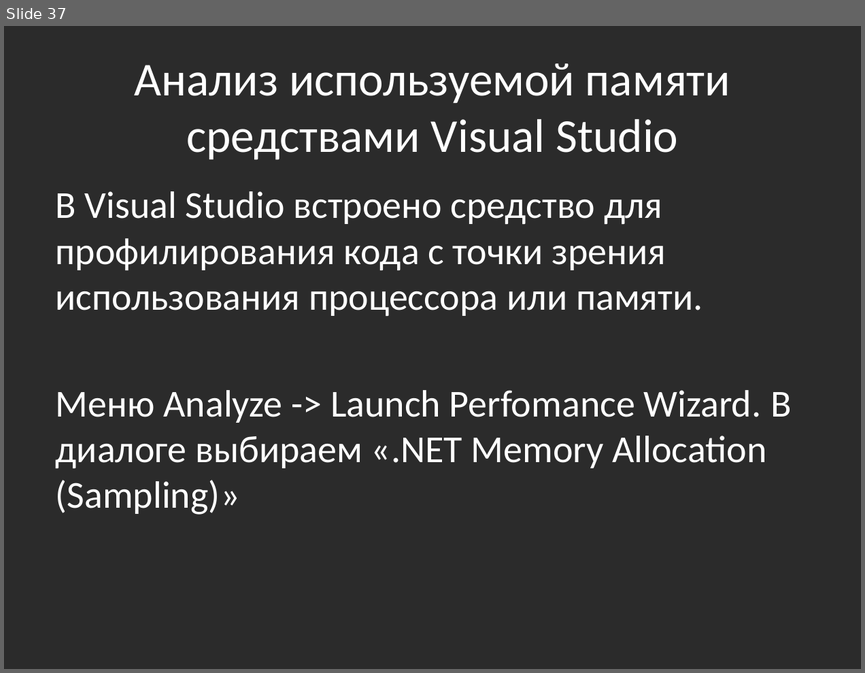
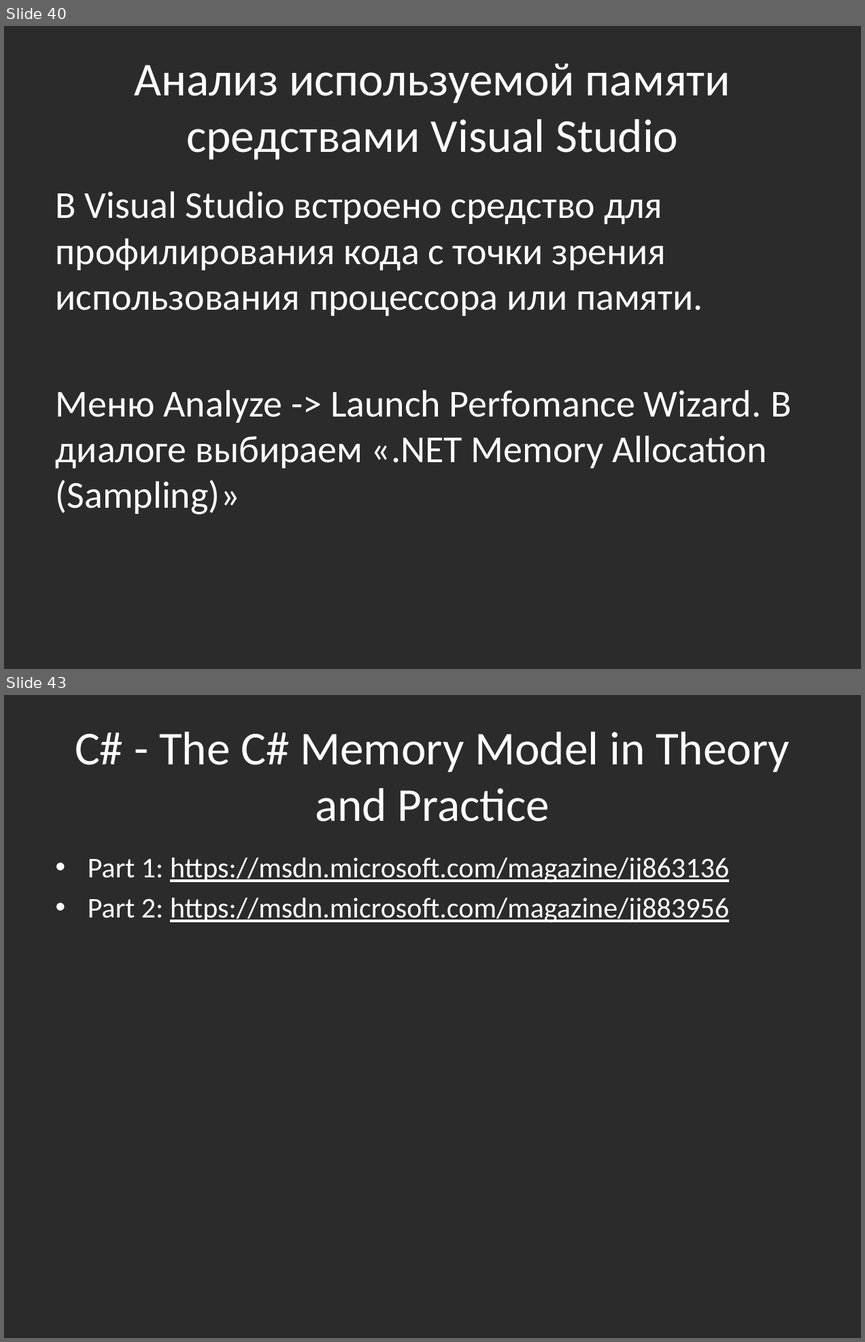
Before and after one commit to bazile/Training, a slide deck: Presentation/memory-management-and-gc.pptx. Shown one above the other, each under a label of ours: slide 37 before the commit, slides 40 and 43 after it; the slides between them are not shown. The pictures are 865x673 and 865x1342 pixels, drawn with LibreOffice and Linux fonts; fonts in the diff are those of the drawing; background and template pictures are left out; a plain dark background stands for a picture behind light text. Boxes give left, top, right and bottom in pixels: in the first picture for what was removed or moved away, otherwise in the second. Text is boxed around its words. In the diff, an @@ line names an element or a change of style, - is before the commit and + after.

```diff
--- a/Presentation/memory-management-and-gc.pptx
+++ b/Presentation/memory-management-and-gc.pptx
@@ slide 43 added at [4,695,861,1338], background picture (left out) @@
@@ title added at [75,732,789,821], 39.6 pt, text #FFFFFF @@
+C# - The C# Memory Model in Theory and Practice
@@ text added at [88,858,729,923], 24 pt, text #FFFFFF, underline @@
+• Part 1: https://msdn.microsoft.com/magazine/jj863136
+• Part 2: https://msdn.microsoft.com/magazine/jj883956
@@ what was slide 37 is now slide 40 @@
```
Also in this commit, not shown: 5 other slides added, 10 other files.
